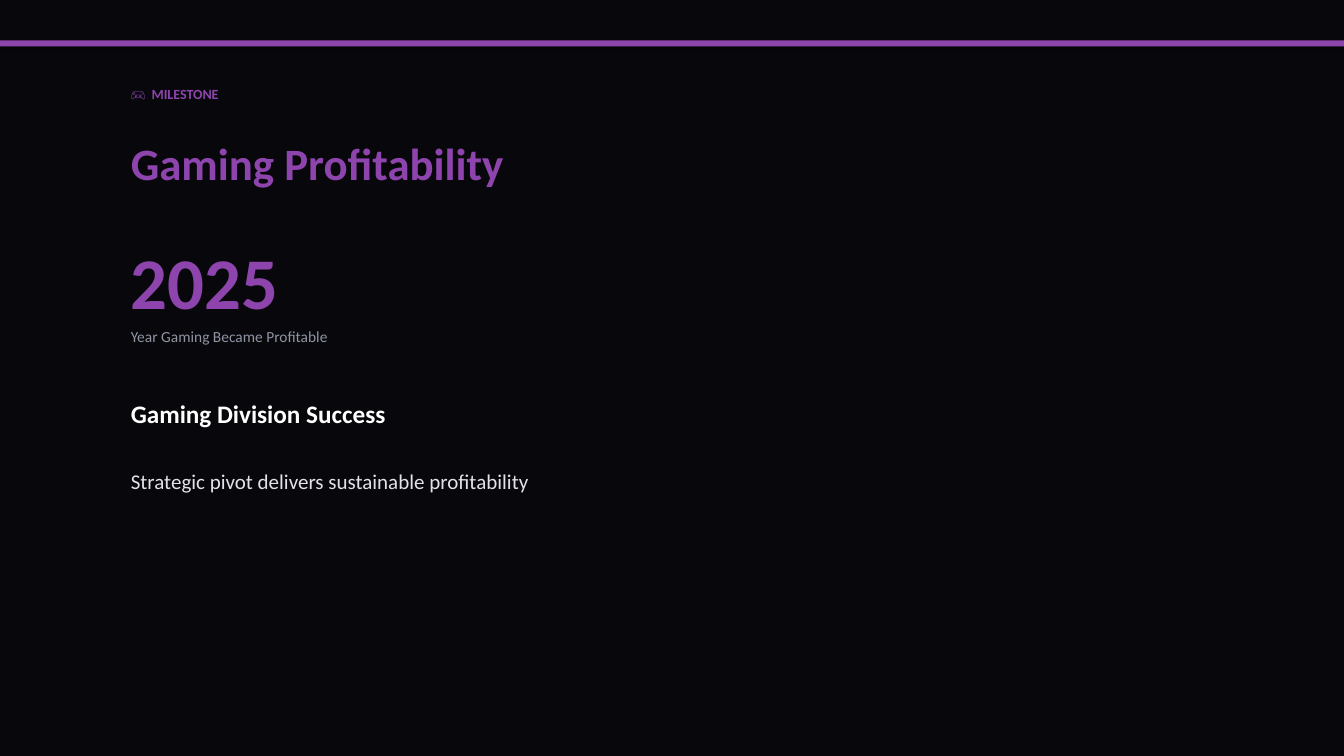
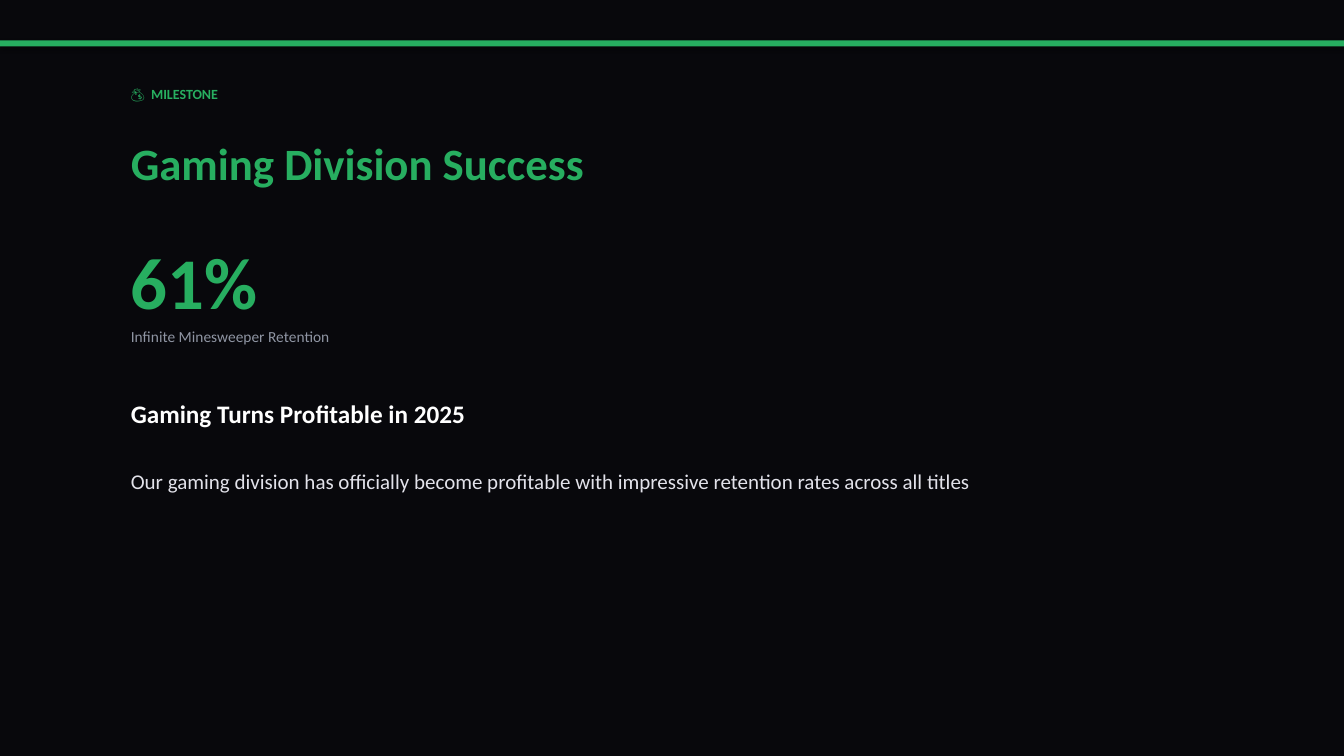
Before and after one commit to liliyagarifullina-maker/appodeal-pulse, a slide deck: slide 16 of data/archive/pulse_2026-03-12.pptx (slide 13 before the commit). Drawn at 1344x756 pixels with LibreOffice and Linux fonts; fonts in the diff are those of the drawing. Boxes give left, top, right and bottom in pixels: in the first picture for what was removed or moved away, otherwise in the second. Text is boxed around its words. In the diff, an @@ line names an element or a change of style, - is before the commit and + after.

```diff
--- a/data/archive/pulse_2026-03-12.pptx
+++ b/data/archive/pulse_2026-03-12.pptx
@@ rectangle at (0,40,1344,46): fill #8E44AD to #27AE60 @@
@@ text at (151,90,218,99): text changed; text colour #8E44AD to #27AE60 @@
-🎮 MILESTONE
+💰 MILESTONE
@@ text "Gaming Division Success": place and size @@
-text "Gaming Division Success" at (131,405,385,428)
+text "Gaming Division Success" at (131,148,584,188)
@@ text "Gaming Division Success" at (131,148,584,188): size 18 to 32 pt, text colour #FFFFFF to #27AE60 @@
@@ text removed at (131,148,503,188) @@
-Gaming Profitability
@@ text at (131,259,258,310): text changed; text colour #8E44AD to #27AE60 @@
-2025
+61%
@@ text at (131,331,329,345): text changed @@
-Year Gaming Became Profitable
+Infinite Minesweeper Retention
@@ text added at (131,405,465,428), 18 pt, text #FFFFFF, bold @@
+Gaming Turns Profitable in 2025
@@ text at (131,474,969,493): text changed @@
-Strategic pivot delivers sustainable profitability
+Our gaming division has officially become profitable with impressive retention rates across all titles
```
Also in this commit, not shown: 14 other slides changed, 3 slides added, 3 slides removed, 2 other files.
